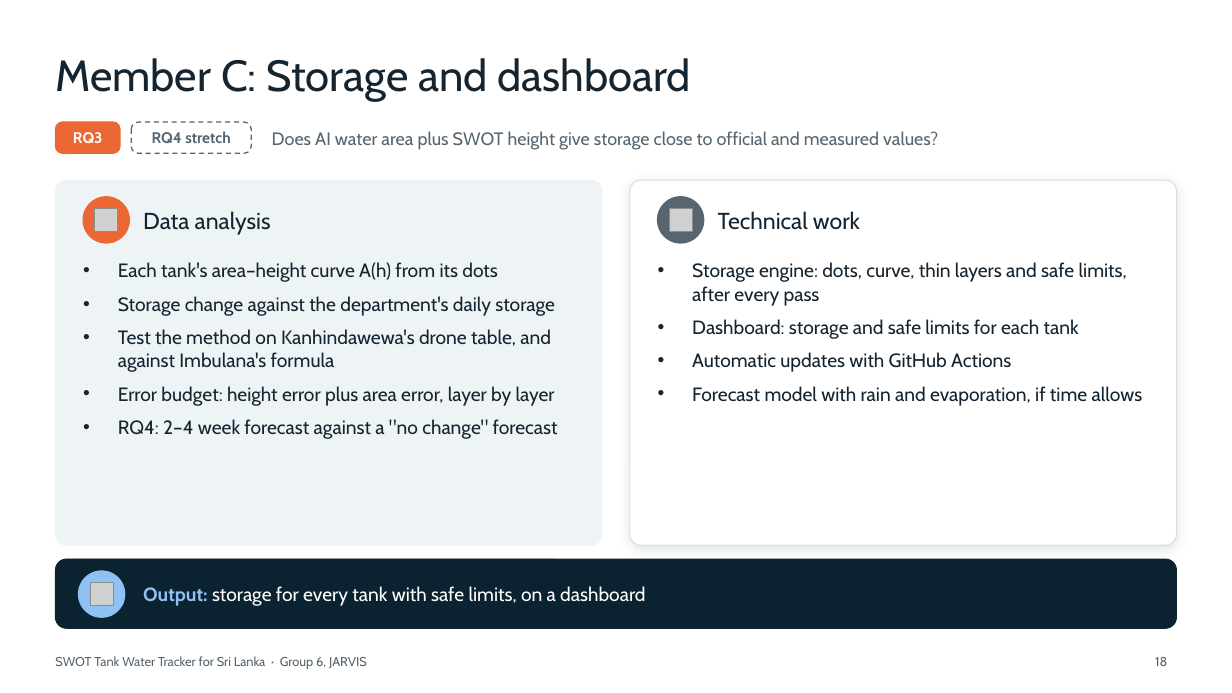
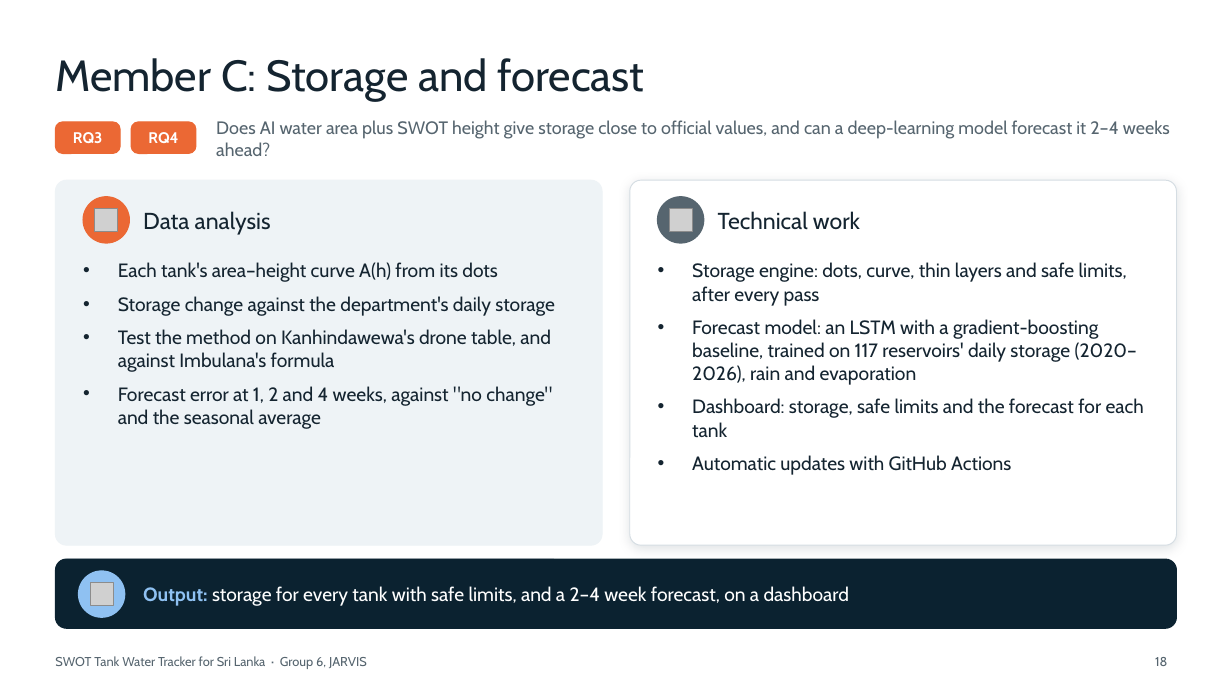
Before and after one commit to jarvis-uom/swot-tank-tracker-site, a slide deck: slide 18 of site/assets/docs/swot-tank-tracker-proposal-talk.pptx. Drawn at 1232x693 pixels with LibreOffice and Linux fonts; fonts in the diff are those of the drawing; grey boxes stand for pictures. Boxes give left, top, right and bottom in pixels: in the first picture for what was removed or moved away, otherwise in the second. Text is boxed around its words. In the diff, an @@ line names an element or a change of style, - is before the commit and + after.

Commit message:
Give each member a model to train: B a SWOT trust model, C a storage forecast
B trains gradient boosting that learns how wrong each SWOT reading is (RQ2). C trains an LSTM that forecasts storage 2-4 weeks ahead; RQ4 is now core, not a stretch goal. Both use the Irrigation Department's daily storage for 117 reservoirs.

```diff
--- a/site/assets/docs/swot-tank-tracker-proposal-talk.pptx
+++ b/site/assets/docs/swot-tank-tracker-proposal-talk.pptx
@@ title at (55,58,644,102): text changed @@
-Member C: Storage and dashboard
+Member C: Storage and forecast
@@ rounded rectangle: place and size @@
-rounded rectangle at (131,122,251,153)
+rounded rectangle at (131,122,196,153)
@@ rounded rectangle at (131,122,196,153): fill #FFFFFF to #EB6834; outline #56656F 1 pt dashed to #EB6834 1 pt @@
@@ text at (148,132,178,143): text changed; text colour #56656F to #FFFFFF @@
-RQ4 stretch
+RQ4
@@ text at (216,120,1170,156): text changed @@
-Does AI water area plus SWOT height give storage close to official and measured values?
+Does AI water area plus SWOT height give storage close to official values, and can a deep-learning model forecast it 2–4 weeks ahead?
@@ text at (692,319,1144,438): text changed @@
-• Dashboard: storage and safe limits for each tank
+• Forecast model: an LSTM with a gradient-boosting baseline, trained on 117 reservoirs' daily storage (2020–2026), rain and evaporation
+• Dashboard: storage, safe limits and the forecast for each tank
@@ text at (118,386,552,429): text changed @@
-• Error budget: height error plus area error, layer by layer
-• RQ4: 2–4 week forecast against a "no change" forecast
+• Forecast error at 1, 2 and 4 weeks, against "no change" and the seasonal average
@@ text at (692,386,1143,406): paragraph removed @@
-• Forecast model with rain and evaporation, if time allows
@@ text at (143,586,849,606): text changed @@
-Output: storage for every tank with safe limits, on a dashboard
+Output: storage for every tank with safe limits, and a 2–4 week forecast, on a dashboard
```
Also in this commit, not shown: 4 other slides changed, 14 other files.
